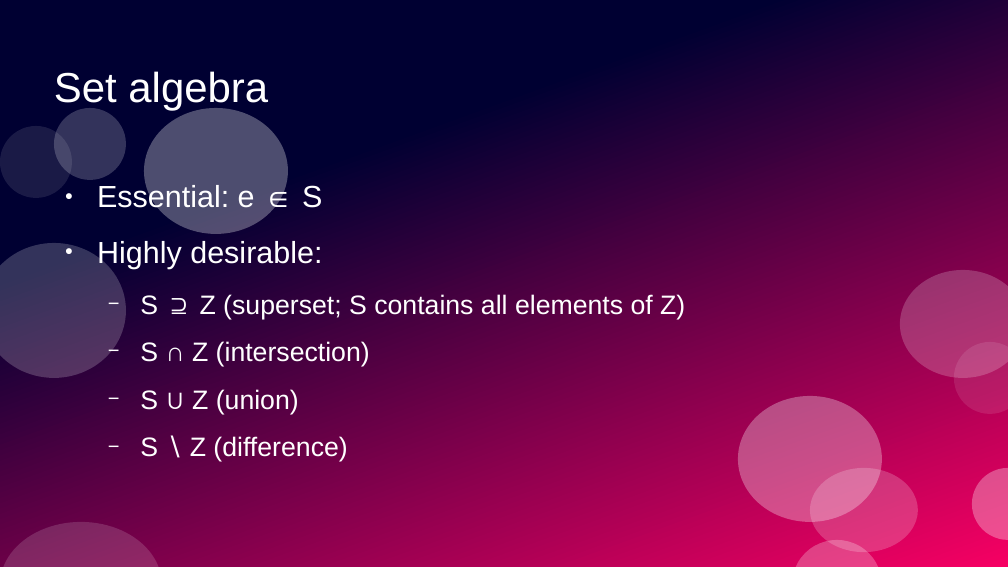
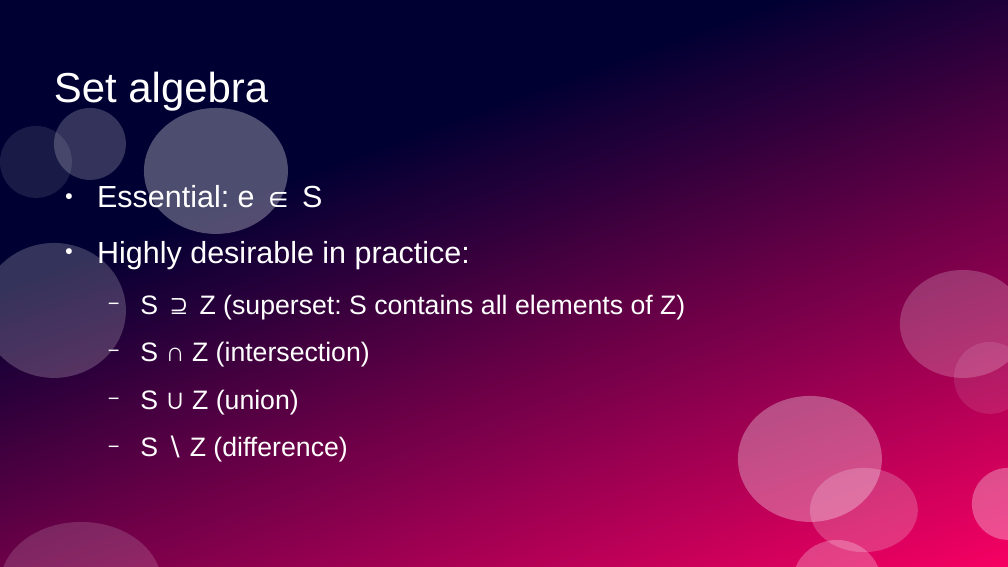
Before and after one commit to ramalho/sets-in-go, a slide deck: slide 23 of sets-in-go.odp (slide 24 before the commit). Drawn at 1008x567 pixels with LibreOffice and Linux fonts; fonts in the diff are those of the drawing. Boxes give left, top, right and bottom in pixels: in the first picture for what was removed or moved away, otherwise in the second. Text is boxed around its words. In the diff, an @@ line names an element or a change of style, - is before the commit and + after.

```diff
--- a/sets-in-go.odp
+++ b/sets-in-go.odp
@@ text at [97,241,685,319]: text changed @@
-● Highly desirable:
-  − S ⊇ Z (superset; S contains all elements of Z)
+● Highly desirable in practice:
+  − S ⊇ Z (superset: S contains all elements of Z)
```
Also in this commit, not shown: 9 other slides changed, 1 slide added, 2 other files.
